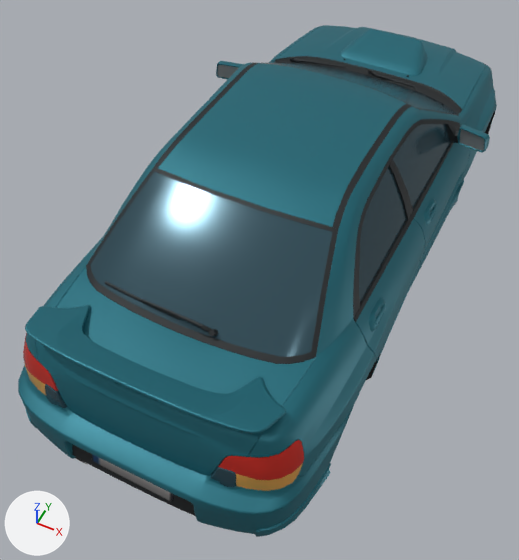
The glTF model games/warp-theft-auto/assets/cars/sedan.gltf as it was, and as the next commit left it.
One viewpoint serves both versions: a camera (50 mm lens) standing at (1.32, -3.4, 3.5) and looking at (-0.08, -0.61, 0.01). Every picture has the same lights, and +X, +Y and +Z are marked at lower left. The first picture is the older version.

Script lines for the objects in view, before the commit:
```python
mat_body_glass = principled_material('Body_Glass')
mat_body_glass.base_color = (0.038, 0.09, 0.118)  # dark cyan #375560
mat_body_glass.metallic = 0.48
mat_body_glass.roughness = 0.18
me_mesh_0 = bpy.data.meshes.new('Mesh_0')
me_mesh_0.from_pydata(...)  # 8822 vertices, 15410 faces; spans x -0.98..0.97, y -2.22..2.22, z -0.18..1.12
# faces by material slot: [8659, 710, 82, 276, 2104, 2194, 228, 1157]
me_mesh_0.materials.append(mat_body_paint)  # cyan #247381
me_mesh_0.materials.append(mat_body_glass)  # dark cyan #375560
me_mesh_0.materials.append(mat_body_glass_orange)  # orange #ffba59
me_mesh_0.materials.append(mat_body_glass_red)  # red #e23529
me_mesh_0.materials.append(mat_textures)  # picture img_trim_png
me_mesh_0.materials.append(mat_body_plastic)  # dark grey #2b2f30
me_mesh_0.materials.append(mat_body_chrome)  # grey #afafaf
me_mesh_0.materials.append(mat_perfect_black)  # black #000000
ob_mesh_0 = bpy.data.objects.new('Mesh_0', me_mesh_0)
ob_mesh_0.location = (0.0, 0.0, 0.0)
```
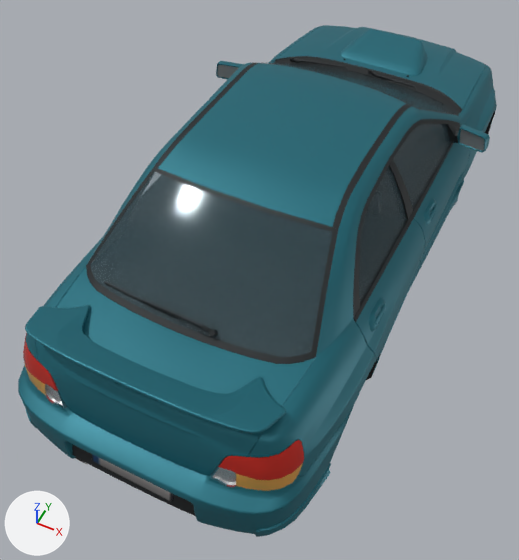
What differs and where, as boxes [x1, y1, x2, y2] in the pictures (519 x 560 px):
```json
{"object": "Mesh_0", "change": "recoloured, surface changed", "before": [42, 60, 450, 491], "after": [42, 60, 450, 491]}
```

Scene script edits in JSON lines:
```json
{"op": "set", "path": "mat_body_glass.base_color", "old": "(0.038, 0.09, 0.118)", "new": "(0.12, 0.21, 0.25)", "note": "dark cyan #375560 -> cyan #617e89"}
{"op": "set", "path": "mat_body_glass.roughness", "old": "0.18", "new": "0.1"}
{"op": "set", "path": "mat_body_glass.alpha", "old": "1.0", "new": "0.32"}
```
